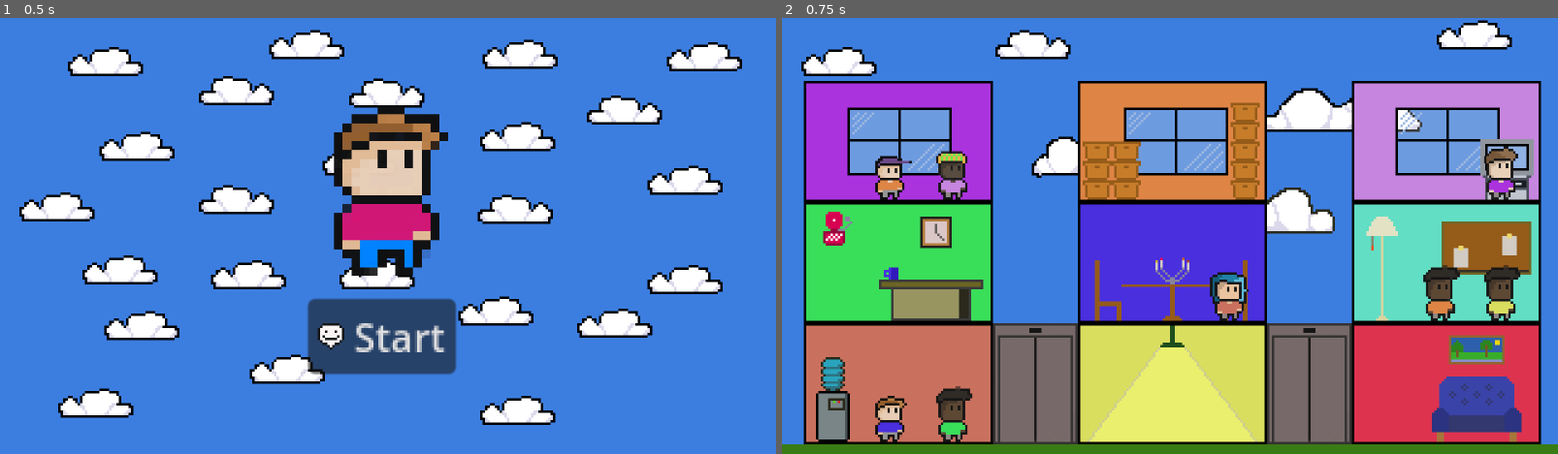
Above: before the commit, frames 1-2 (left to right).
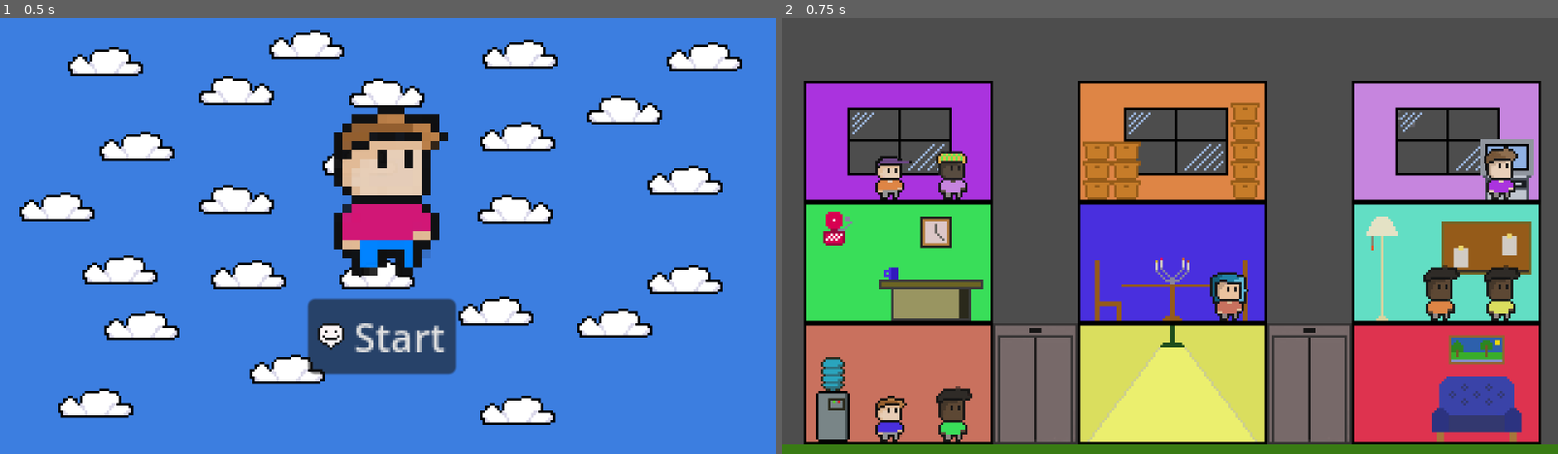
Above: after the commit, the same moments.

Repository: gunarp/gjds-game-jam2
Game: Godot game, scene res://scenes/main.tscn
Same seed, same stepped clock (60 frames per second), same inputs: the game is played once before the commit and once after it. Video files are missing from this copy of the repository; at most half a second of black plays in their place.
Inputs:
- Up to frame 1 (0.5 s): no input
- Up to frame 2 (0.75 s): click "Start" at 0.5 s

Frame 1 is identical in both runs. In frame 2, 36% of the frame differs, in the area x 0-100%, y 0-98%.

Commit message:
add animated background to level 1

Diff:
--- a/scenes/levels/level_1.tscn
+++ b/scenes/levels/level_1.tscn
@@ -1,7 +1,8 @@
-[gd_scene load_steps=4 format=3 uid="uid://bohsecfy8umiy"]
+[gd_scene load_steps=5 format=3 uid="uid://bohsecfy8umiy"]
 
 [ext_resource type="Script" uid="uid://de6ogvo5ucgl8" path="res://scripts/game/level_state.gd" id="1_x42e6"]
-[ext_resource type="Texture2D" uid="uid://cq0fweks321nv" path="res://resource/assets/art/elevators_4.png" id="2_sk5k4"]
+[ext_resource type="Texture2D" uid="uid://dar2hjlju633k" path="res://resource/assets/art/map_1_nosky.png" id="2_nsrm0"]
+[ext_resource type="VideoStream" uid="uid://b7sif1llkprg7" path="res://resource/assets/art/sky_loop.ogv" id="2_x42e6"]
 [ext_resource type="PackedScene" uid="uid://vfhxw5n8bujt" path="res://scenes/game/elevator.tscn" id="4_x42e6"]
 
 [node name="Level1" type="Node2D"]
@@ -9,10 +10,17 @@
 script = ExtResource("1_x42e6")
 initial_level_json = "res://resource/levels/level_1.json"
 
+[node name="VideoStreamPlayer" type="VideoStreamPlayer" parent="."]
+offset_right = 40.0
+offset_bottom = 40.0
+stream = ExtResource("2_x42e6")
+autoplay = true
+loop = true
+
 [node name="TextureRect" type="TextureRect" parent="."]
 offset_right = 320.0
 offset_bottom = 180.0
-texture = ExtResource("2_sk5k4")
+texture = ExtResource("2_nsrm0")
 stretch_mode = 2
 
 [node name="ElevatorLeft" parent="." instance=ExtResource("4_x42e6")]
Binary file added: resource/assets/art/map_1_nosky.png
Not shown, added: resource/assets/art/map_1_nosky.png.import
Binary file added: resource/assets/art/map_3_elevators.png
Not shown, added: resource/assets/art/map_3_elevators.png.import
Not shown, added: resource/assets/art/sky_loop.ogv.uid
Not shown, added: resource/assets/art/sky_loop.ogv
